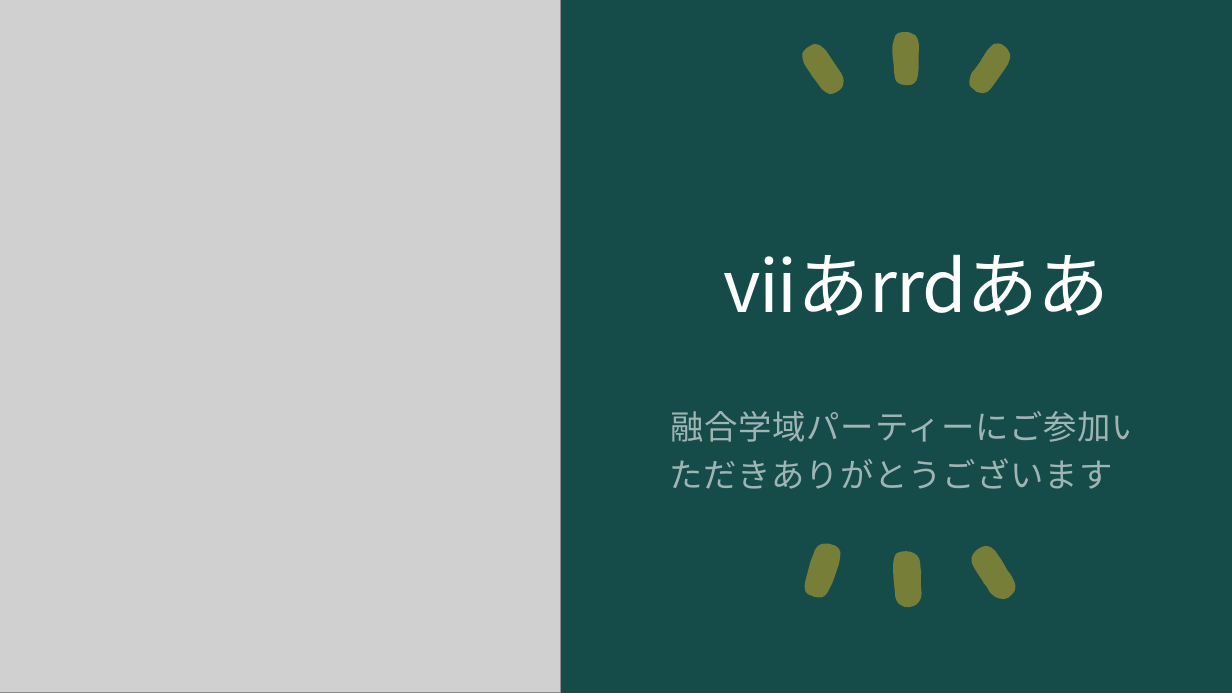
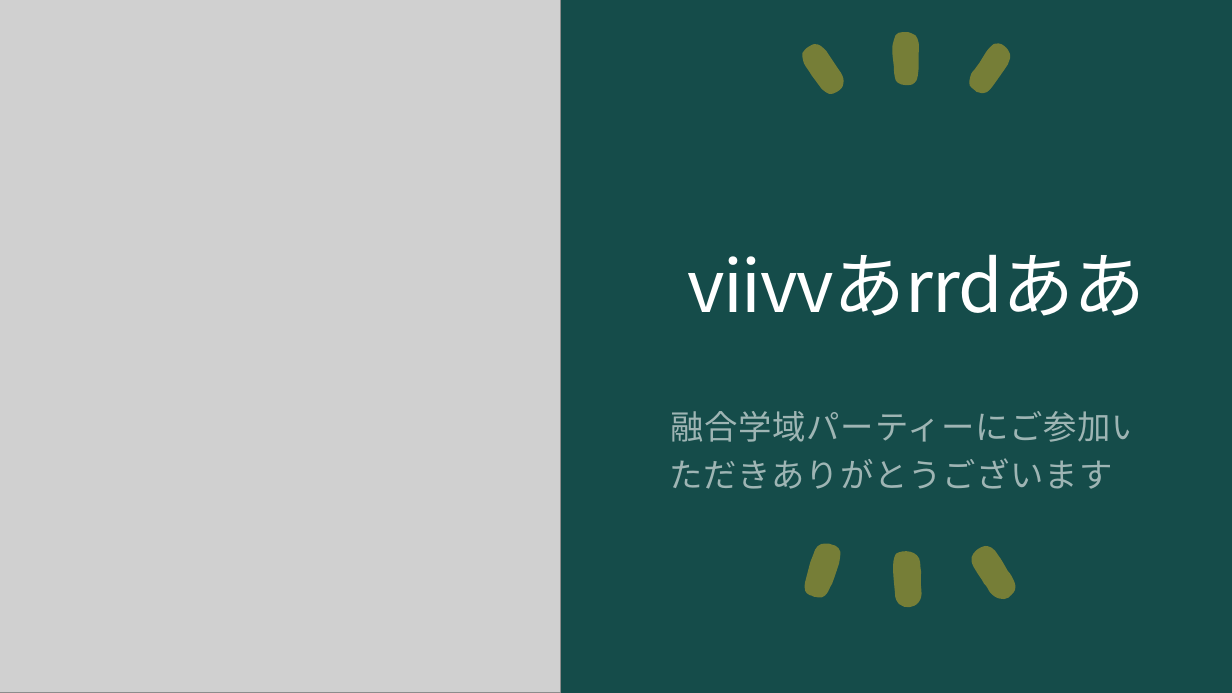
Before and after one commit to ogawa3427/utils, a slide deck: slide 1 of 2024quiz/quiz.pptx. Drawn at 1232x693 pixels with LibreOffice and Linux fonts; fonts in the diff are those of the drawing; grey boxes stand for pictures. Boxes give left, top, right and bottom in pixels: in the first picture for what was removed or moved away, otherwise in the second. Text is boxed around its words. In the diff, an @@ line names an element or a change of style, - is before the commit and + after.

Commit message:
vv

```diff
--- a/2024quiz/quiz.pptx
+++ b/2024quiz/quiz.pptx
@@ title at (x1=687, y1=254, x2=1145, y2=316): text changed @@
-viiあrrdああ
+viivvあrrdああ
```
